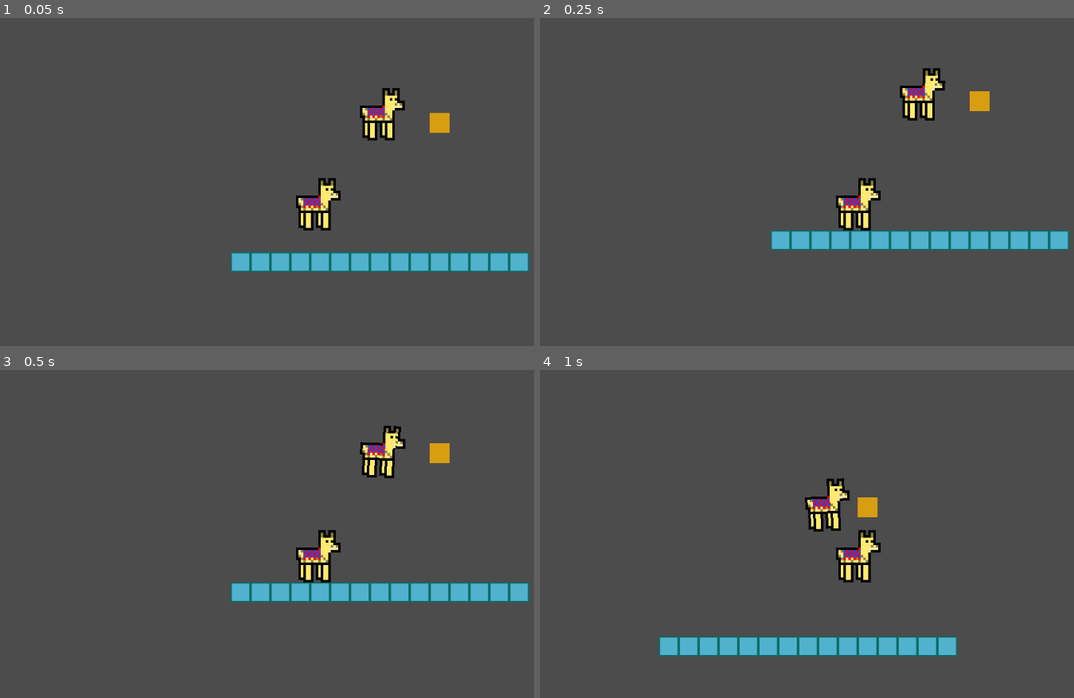
Above: before the commit, frames 1-4 (two rows, left to right).
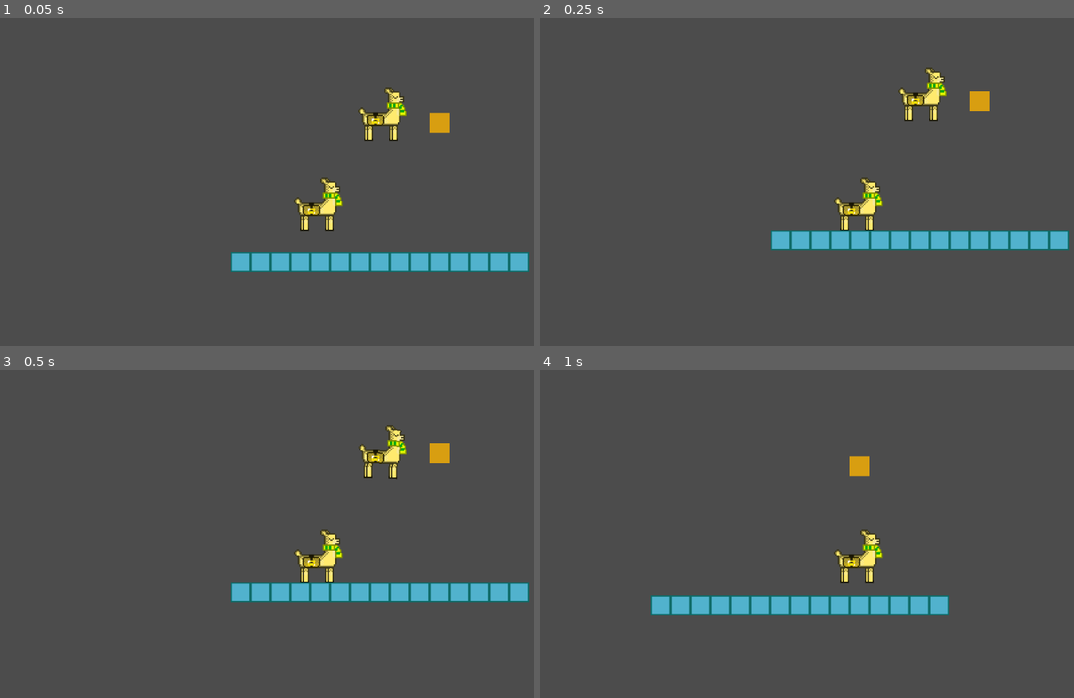
Above: after the commit, the same moments.

Repository: LeoDog896/Llama-Zips
Game: Godot game, scene res://Templates/LevelTemplate.tscn
Two runs of this game, one before a commit and one after it. Both use one fixed random seed, a clock stepped at 60 frames per second and the inputs below.
Inputs:
- Up to frame 1 (0.05 s): no input
- Up to frame 2 (0.25 s): no input
- Up to frame 3 (0.5 s): no input
- Up to frame 4 (1 s): tap Enter at 0.5 s; hold Right (ui_right) from 0.53 s (still down); tap Tab (grapple, bound only after the commit) at 0.6 s; tap Space (jump) at 0.77 s

The runs differ from the first frame. In frame 1, 1.8% of the frame differs, in the area x 54-77%, y 21-66%; in frame 2, 1.8%; in frame 3, 1.8%; in frame 4, 9.0%, in the area x 20-79%, y 26-88%.

Commit message:
New changes

Diff:
--- a/Templates/LevelTemplate.tscn
+++ b/Templates/LevelTemplate.tscn
@@ -55,6 +55,7 @@
 
 [node name="PlayerKin" parent="." instance=ExtResource( 1 )]
 position = Vector2( 190.746, 409.167 )
+collision_mask = 0
 motion/sync_to_physics = false
 
 [node name="TileMap" type="TileMap" parent="."]
@@ -65,10 +66,10 @@
 format = 1
 tile_data = PoolIntArray( -131062, 1, 0, 327680, 0, 0, 327681, 0, 0, 327682, 0, 0, 327683, 0, 0, 327684, 0, 0, 327685, 0, 0, 327686, 0, 0, 327687, 0, 0, 327688, 0, 0, 327689, 0, 0, 327690, 0, 0, 327691, 0, 0, 327692, 0, 0, 327693, 0, 0, 327694, 0, 0 )
 
-[node name="DampedSpringJoint2D" type="DampedSpringJoint2D" parent="."]
+[node name="Joint" type="DampedSpringJoint2D" parent="."]
 node_a = NodePath("../PlayerRid")
 node_b = NodePath("../StaticBody2D")
-stiffness = 64.0
+stiffness = 17.1
 
 [node name="StaticBody2D" type="StaticBody2D" parent="."]
 position = Vector2( 391.068, 279.335 )
@@ -78,3 +79,4 @@
 
 [node name="PlayerRid" parent="." instance=ExtResource( 4 )]
 position = Vector2( 294.079, 267.501 )
+collision_mask = 0
--- a/Utils/Player.tscn
+++ b/Utils/Player.tscn
@@ -4,7 +4,7 @@
 [ext_resource path="res://Llamaamamamama.png" type="Texture" id=2]
 
 [sub_resource type="RectangleShape2D" id=1]
-extents = Vector2( 18, 21 )
+extents = Vector2( 19.5, 21 )
 
 [node name="KinematicBody2D" type="KinematicBody2D"]
 scale = Vector2( 2, 2 )
@@ -18,5 +18,4 @@
 current = true
 
 [node name="Sprite" type="Sprite" parent="."]
-scale = Vector2( 2, 2 )
 texture = ExtResource( 2 )
--- a/Utils/RigidPlayer.gd
+++ b/Utils/RigidPlayer.gd
@@ -1,4 +1,20 @@
 extends RigidBody2D
 
 func _ready():
-	pass # Replace with function body.
+	pass
+
+var x
+var y
+var ready = false
+
+func _integrate_forces(state):
+	var xform = state.get_transform()
+	if ready:
+		xform.origin.x = x
+		xform.origin.y = y
+	state.set_transform(xform)
+
+func set_pos(xx, yy):
+	self.x = xx
+	self.y = yy
+	ready = true
--- a/Utils/RigidPlayer.tscn
+++ b/Utils/RigidPlayer.tscn
@@ -4,7 +4,7 @@
 [ext_resource path="res://Utils/RigidPlayer.gd" type="Script" id=2]
 
 [sub_resource type="RectangleShape2D" id=1]
-extents = Vector2( 36, 42 )
+extents = Vector2( 39, 42 )
 
 [node name="RigidBody2D" type="RigidBody2D"]
 script = ExtResource( 2 )
@@ -15,5 +15,5 @@
 [node name="Camera2D" type="Camera2D" parent="."]
 
 [node name="Sprite" type="Sprite" parent="."]
-scale = Vector2( 4, 4 )
+scale = Vector2( 2, 2 )
 texture = ExtResource( 1 )
--- a/Utils/Scripts/Player.gd
+++ b/Utils/Scripts/Player.gd
@@ -11,6 +11,9 @@
 onready var rigid     : RigidBody2D = get_node("./../PlayerRid")
 onready var rigid_cam : Camera2D    = get_node("./../PlayerRid/Camera2D")
 onready var rigid_spr : Sprite      = get_node("./../PlayerRid/Sprite")
+
+onready var joint     = get_node("./../Joint")
+
 var can_jump = true
 var can_fullscreen = true
 var collision
@@ -18,6 +21,7 @@
 func _ready():
 	set_process_input(true)
 
+var thing = false
 
 func _physics_process(delta):
 	velocity.y += delta * gravity
@@ -38,27 +42,34 @@
 		sprite.set_flip_h(true)
 	elif velocity.x > 0:
 		sprite.set_flip_h(false)
+	if Input.is_action_just_pressed("grapple"):
+		print(thing)
+		switchbody(thing)
+		thing = !thing
 
 func switchbody(toWhom): #false = switch to rigid
 	if toWhom:
+		rigid.set_pos(self.position.x, self.position.y)
+		joint.length = sqrt(abs(self.position.x - rigid.position.x) + abs(self.position.y - rigid.position.y))
+		sprite.visible = false
+		camera.current = false
+		rigid_spr.visible = true
+		rigid_cam.current = true
+		rigid.linear_velocity.x = velocity.x
+		rigid.linear_velocity.y = 0
+	else:
 		self.position = rigid.position
+		joint.length = sqrt(abs(self.position.x - rigid.position.x) + abs(self.position.y - rigid.position.y))
 		sprite.visible = true
 		camera.current = true
 		rigid_spr.visible = false
 		rigid_cam.current = false
-	else:
-		rigid.position = self.position
-		sprite.visible = false
-		camera.current = false
-		rigid_spr.visible = true
-		rigid_cam.current = true
-
-var thing = false
+		velocity.x = rigid.linear_velocity.x
+		velocity.y = 0
 
 func _input(event):
 	if event is InputEventKey and event.scancode == KEY_F11:
-		switchbody(thing)
-		thing = !thing
+		print("e")
 		#if event.pressed:
 			#if can_fullscreen:
 				#OS.window_fullscreen = !OS.window_fullscreen
--- a/project.godot
+++ b/project.godot
@@ -40,6 +40,11 @@
 "events": [ Object(InputEventKey,"resource_local_to_scene":false,"resource_name":"","device":0,"alt":false,"shift":false,"control":false,"meta":false,"command":false,"pressed":false,"scancode":32,"unicode":0,"echo":false,"script":null)
  ]
 }
+grapple={
+"deadzone": 0.5,
+"events": [ Object(InputEventKey,"resource_local_to_scene":false,"resource_name":"","device":0,"alt":false,"shift":false,"control":false,"meta":false,"command":false,"pressed":false,"scancode":16777218,"unicode":0,"echo":false,"script":null)
+ ]
+}
 
 [rendering]
 
Binary file changed: Llamaamamamama.png
